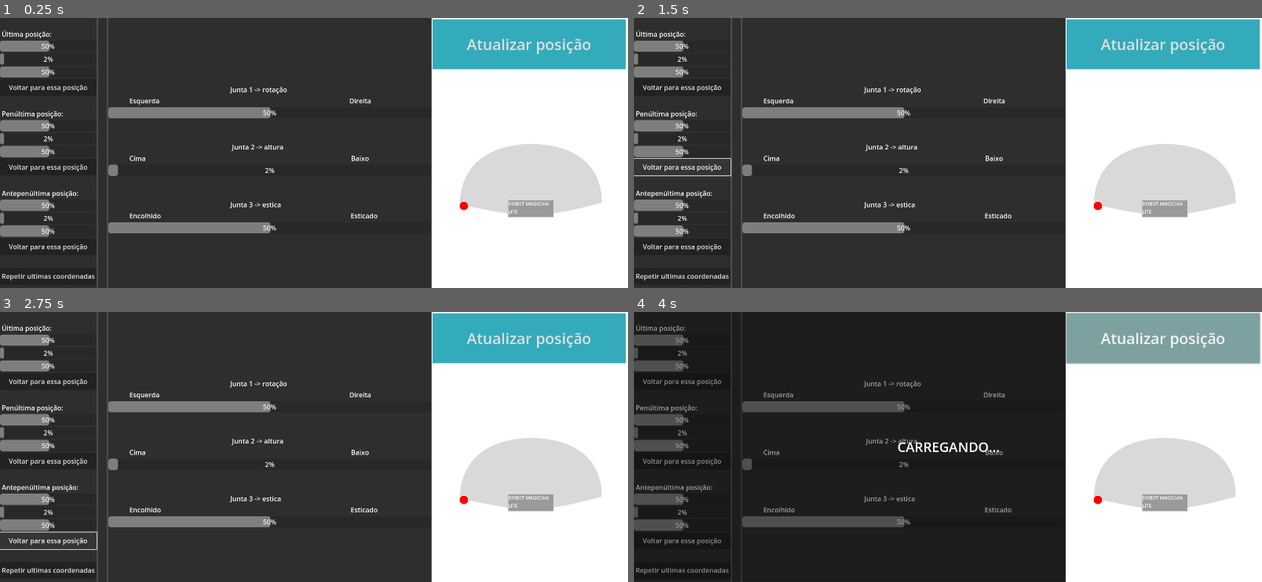
Above: before the commit, frames 1-4 (two rows, left to right).
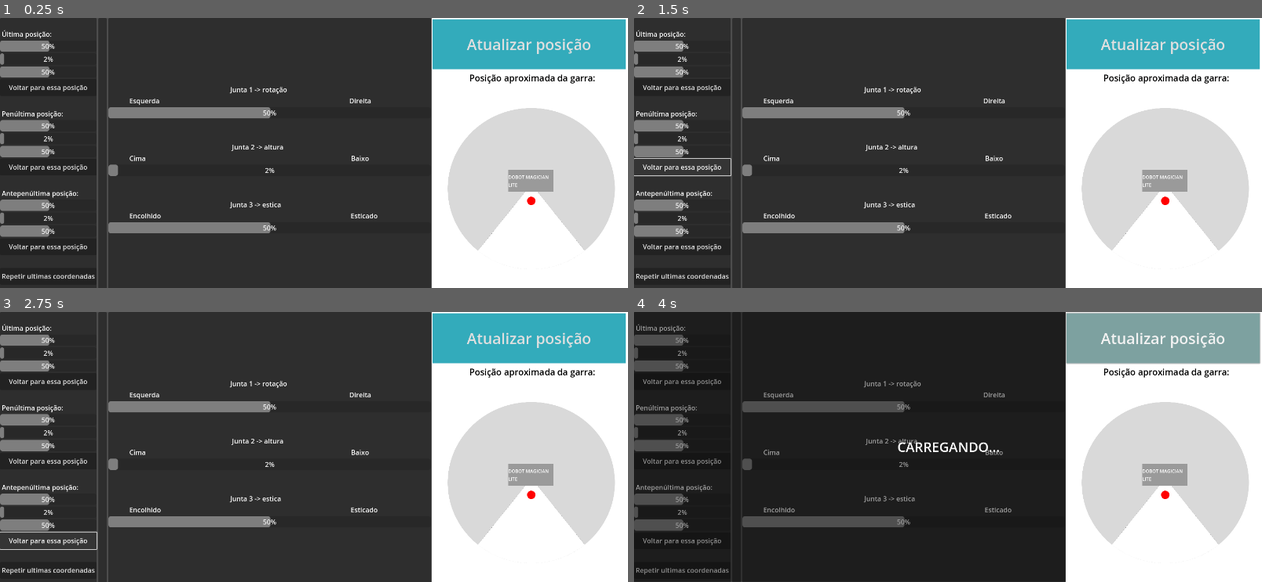
Above: after the commit, the same moments.

Repository: paulo-evangelista/dobot-controller
Game: Godot game, scene res://control.tscn
Two runs of this game, one before a commit and one after it. Both use one fixed random seed, a clock stepped at 60 frames per second and the inputs below.
Inputs:
- Up to frame 1 (0.25 s): no input
- Up to frame 2 (1.5 s): click "Voltar para essa posição" at 0.5 s; click "Voltar para essa posição" at 1.25 s
- Up to frame 3 (2.75 s): click "Voltar para essa posição" at 2 s
- Up to frame 4 (4 s): click "Repetir ultimas coordenadas" at 2.75 s; click "Atualizar posição" at 3.5 s

The runs differ from the first frame. In frame 1, 6.7% of the frame differs, in the area x 71-98%, y 20-87%; in frame 2, 6.7%; in frame 3, 6.7%; in frame 4, 6.7%.
Error before the commit: Invalid access to property or key '0' on a base object of type 'Nil'. (res://control.gd:27)
Error after the commit: Invalid access to property or key 'coordinates' on a base object of type 'Nil'. (res://control.gd:25)

Commit message:
feat(): finished location system

Diff:
--- a/godot/control.gd
+++ b/godot/control.gd
@@ -3,6 +3,8 @@
 var ultimoID = 0
 var loading_screen = preload("res://loading.tscn")
 var instance = loading_screen.instantiate()
+var redDotLastX = 0
+var redDotLastY = 0
 # Called when the node enters the scene tree for the first time.
 func _ready():
 	pass
@@ -20,38 +22,38 @@
 	var json = JSON.new()
 	json.parse(body.get_string_from_utf8())
 	var response = json.get_data()
-	placeRedDot(response)
+	placeRedDot(response["coordinates"])
 	print(response)
 
 		#ultimo ID
-	ultimoID = response[0]["id"]
+	ultimoID = response["joints"][0]["id"]
 		#junta1
-	$MarginContainer/HBoxContainer/PanelContainer/VBoxContainer3/Junta1container/ProgressBar.value=response[0]["j1"]
+	$MarginContainer/HBoxContainer/PanelContainer/VBoxContainer3/Junta1container/ProgressBar.value=response["joints"][0]["j1"]
 		#junta2
-	$MarginContainer/HBoxContainer/PanelContainer/VBoxContainer3/Junta2container/ProgressBar.value=response[0]["j2"]
+	$MarginContainer/HBoxContainer/PanelContainer/VBoxContainer3/Junta2container/ProgressBar.value=response["joints"][0]["j2"]
 		#junta3
-	$MarginContainer/HBoxContainer/PanelContainer/VBoxContainer3/junta3container/ProgressBar.value=response[0]["j3"]
+	$MarginContainer/HBoxContainer/PanelContainer/VBoxContainer3/junta3container/ProgressBar.value=response["joints"][0]["j3"]
 
 		#ultima junta1
-	$MarginContainer/HBoxContainer/PanelContainer2/VBoxContainer/ProgressBar7.value=response[0]["j1"]
+	$MarginContainer/HBoxContainer/PanelContainer2/VBoxContainer/ProgressBar7.value=response["joints"][0]["j1"]
 		#ultima junta2
-	$MarginContainer/HBoxContainer/PanelContainer2/VBoxContainer/ProgressBar8.value=response[0]["j2"]
+	$MarginContainer/HBoxContainer/PanelContainer2/VBoxContainer/ProgressBar8.value=response["joints"][0]["j2"]
 		#ultima junta3
-	$MarginContainer/HBoxContainer/PanelContainer2/VBoxContainer/ProgressBar9.value=response[0]["j3"]
+	$MarginContainer/HBoxContainer/PanelContainer2/VBoxContainer/ProgressBar9.value=response["joints"][0]["j3"]
 
 		#penultima junta1
-	$MarginContainer/HBoxContainer/PanelContainer2/VBoxContainer/ProgressBar1.value=response[1]["j1"]
+	$MarginContainer/HBoxContainer/PanelContainer2/VBoxContainer/ProgressBar1.value=response["joints"][1]["j1"]
 		#penultima junta2
-	$MarginContainer/HBoxContainer/PanelContainer2/VBoxContainer/ProgressBar2.value=response[1]["j2"]
+	$MarginContainer/HBoxContainer/PanelContainer2/VBoxContainer/ProgressBar2.value=response["joints"][1]["j2"]
 		#penultima junta3
-	$MarginContainer/HBoxContainer/PanelContainer2/VBoxContainer/ProgressBar3.value=response[1]["j3"]
+	$MarginContainer/HBoxContainer/PanelContainer2/VBoxContainer/ProgressBar3.value=response["joints"][1]["j3"]
 
 		#antepenultima junta1
-	$MarginContainer/HBoxContainer/PanelContainer2/VBoxContainer/ProgressBar4.value=response[2]["j1"]
+	$MarginContainer/HBoxContainer/PanelContainer2/VBoxContainer/ProgressBar4.value=response["joints"][2]["j1"]
 		#antepenultima junta2
-	$MarginContainer/HBoxContainer/PanelContainer2/VBoxContainer/ProgressBar5.value=response[2]["j2"]
+	$MarginContainer/HBoxContainer/PanelContainer2/VBoxContainer/ProgressBar5.value=response["joints"][2]["j2"]
 		#antepenultima junta3
-	$MarginContainer/HBoxContainer/PanelContainer2/VBoxContainer/ProgressBar6.value=response[2]["j3"]
+	$MarginContainer/HBoxContainer/PanelContainer2/VBoxContainer/ProgressBar6.value=response["joints"][2]["j3"]
 
 	instance.queue_free()
 	instance = loading_screen.instantiate()
@@ -95,4 +97,10 @@
 
 # função para o visualizador de posição da garra
 func placeRedDot(data):
-	pass
+	$Container/Ellipse2.move_local_y(-redDotLastY)
+	$Container/Ellipse2.move_local_x(-redDotLastX)
+
+	$Container/Ellipse2.move_local_y(-data[0] / 1.7)
+	$Container/Ellipse2.move_local_x(-data[1]  /2)
+	redDotLastY = -data[0] / 1.7
+	redDotLastX = -data[1] / 2
--- a/godot/control.tscn
+++ b/godot/control.tscn
@@ -1,7 +1,7 @@
 [gd_scene load_steps=7 format=3 uid="uid://cutuxej3ec7fc"]
 
 [ext_resource type="Script" path="res://control.gd" id="1_7juwj"]
-[ext_resource type="Texture2D" uid="uid://lljwvn3t6kpd" path="res://Ellipse 1.png" id="2_d7hha"]
+[ext_resource type="Texture2D" uid="uid://dld3u42865sy2" path="res://Component 2.png" id="2_2xxki"]
 [ext_resource type="Texture2D" uid="uid://dx536jdojopp3" path="res://Ellipse 2.png" id="3_vvh2s"]
 
 [sub_resource type="Theme" id="Theme_gl0mn"]
@@ -239,23 +239,26 @@
 offset_bottom = 597.456
 
 [node name="Ellipse1" type="Sprite2D" parent="Container"]
-position = Vector2(1268, 390)
+position = Vector2(1269, 413.705)
 rotation = -3.14159
-scale = Vector2(0.5, 0.5)
-texture = ExtResource("2_d7hha")
+scale = Vector2(0.285218, 0.276395)
+texture = ExtResource("2_2xxki")
 
 [node name="ColorRect" type="ColorRect" parent="Container"]
 offset_left = 1214.0
-offset_top = 438.0
+offset_top = 364.0
 offset_right = 1322.0
-offset_bottom = 478.0
+offset_bottom = 417.0
 color = Color(0.603922, 0.603922, 0.603922, 1)
 
-[node name="Label" type="Label" parent="Container/ColorRect"]
-layout_mode = 1
+[node name="Label" type="Label" parent="Container"]
 anchors_preset = 15
 anchor_right = 1.0
 anchor_bottom = 1.0
+offset_left = 1214.0
+offset_top = 374.0
+offset_right = 1214.0
+offset_bottom = 368.0
 grow_horizontal = 2
 grow_vertical = 2
 theme_override_font_sizes/font_size = 11
@@ -273,9 +276,18 @@
 text = "Atualizar posição"
 
 [node name="Ellipse2" type="Sprite2D" parent="Container"]
-position = Vector2(1108, 451)
+position = Vector2(1269, 439)
 scale = Vector2(0.2, 0.2)
 texture = ExtResource("3_vvh2s")
+
+[node name="Label2" type="Label" parent="Container"]
+offset_left = 1121.0
+offset_top = 129.0
+offset_right = 1420.0
+offset_bottom = 162.0
+theme_override_colors/font_color = Color(0, 0, 0, 1)
+theme_override_font_sizes/font_size = 21
+text = "Posição aproximada da garra:"
 
 [connection signal="pressed" from="MarginContainer/HBoxContainer/PanelContainer2/VBoxContainer/ultima" to="." method="_on_voltar_ultima_pressed"]
 [connection signal="pressed" from="MarginContainer/HBoxContainer/PanelContainer2/VBoxContainer/penultima" to="." method="_on_voltar_penultima_pressed"]
Binary file added: godot/Component 2.png
Not shown, added: godot/Component 2.png.import
Binary file removed: godot/Ellipse 1.png
Not shown, removed: godot/Ellipse 1.png.import
Not shown, changed: godot/export_presets.cfg
Not shown, changed: backend/database/database.db
Not shown, added: executable/interface.console.exe
Not shown, changed: executable/interface.exe
